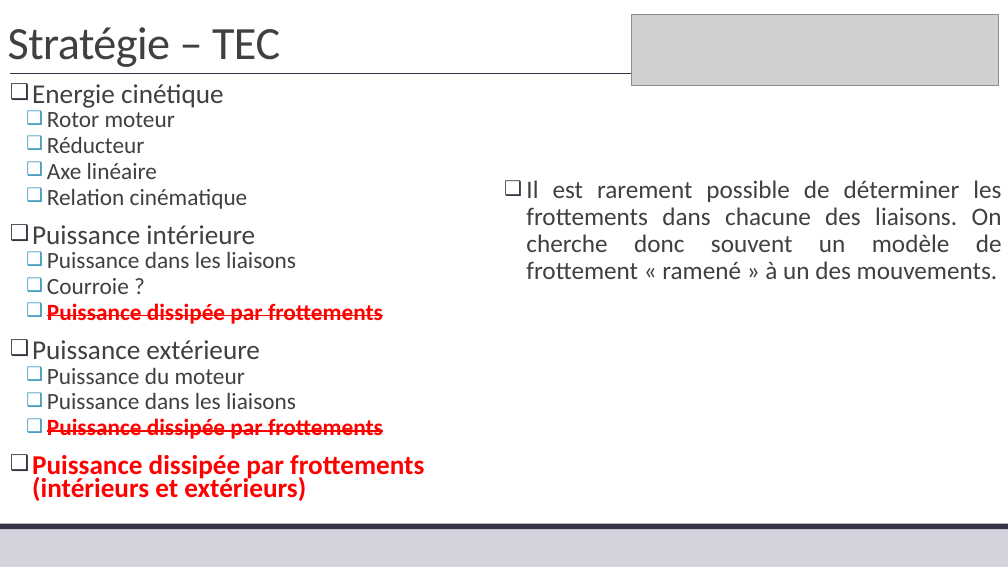
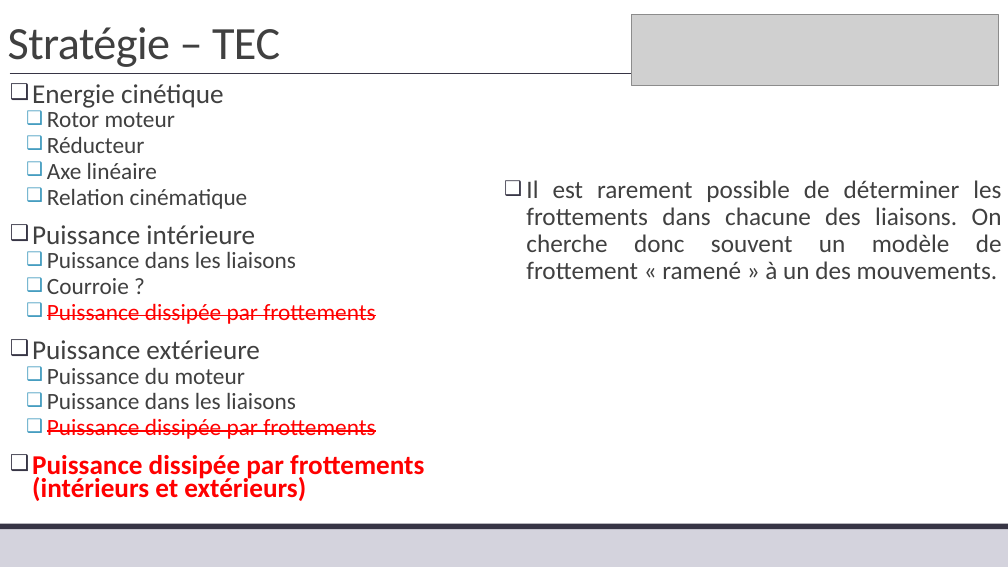
Before and after one commit to xpessoles/TP_Corriges, a slide deck: slide 10 of 04_Comax/04_Comax_Corrige.pptx. Drawn at 1008x567 pixels with LibreOffice and Linux fonts; fonts in the diff are those of the drawing; grey boxes stand for pictures. Boxes give left, top, right and bottom in pixels: in the first picture for what was removed or moved away, otherwise in the second. Text is boxed around its words. In the diff, an @@ line names an element or a change of style, - is before the commit and + after.

```diff
--- a/04_Comax/04_Comax_Corrige.pptx
+++ b/04_Comax/04_Comax_Corrige.pptx
@@ text at [47,303,375,439]: bold off in "Puissance dissipée par frottements", "Puissance dissipée par frottements" @@
```
Also in this commit, not shown: 1 other slide changed.
